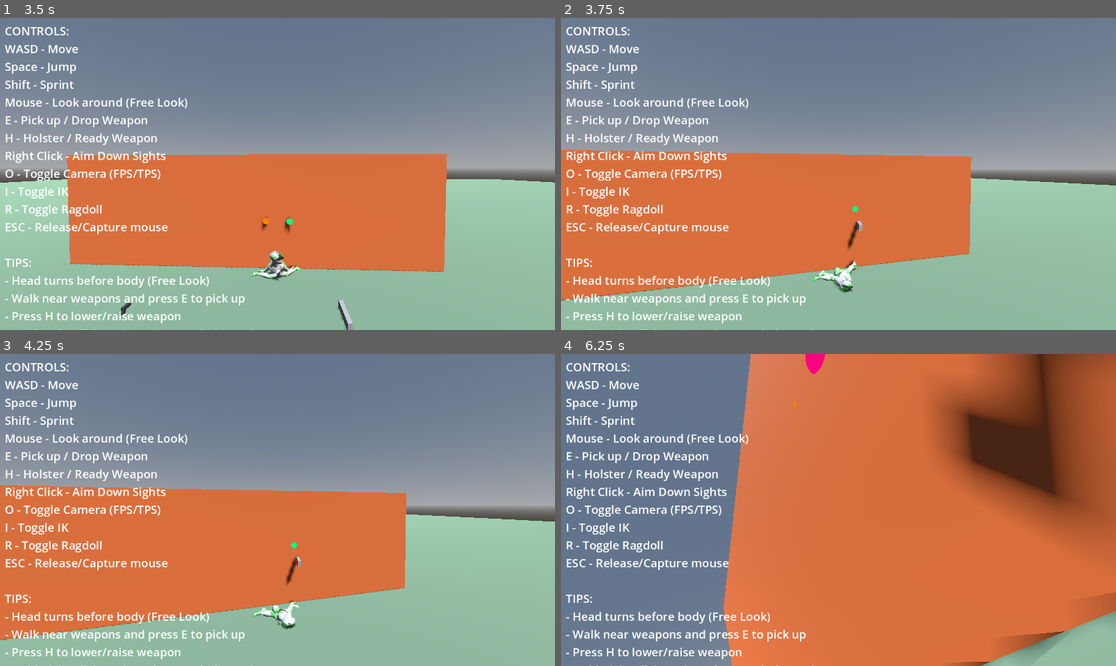
Above: before the commit, frames 1-4 (two rows, left to right).
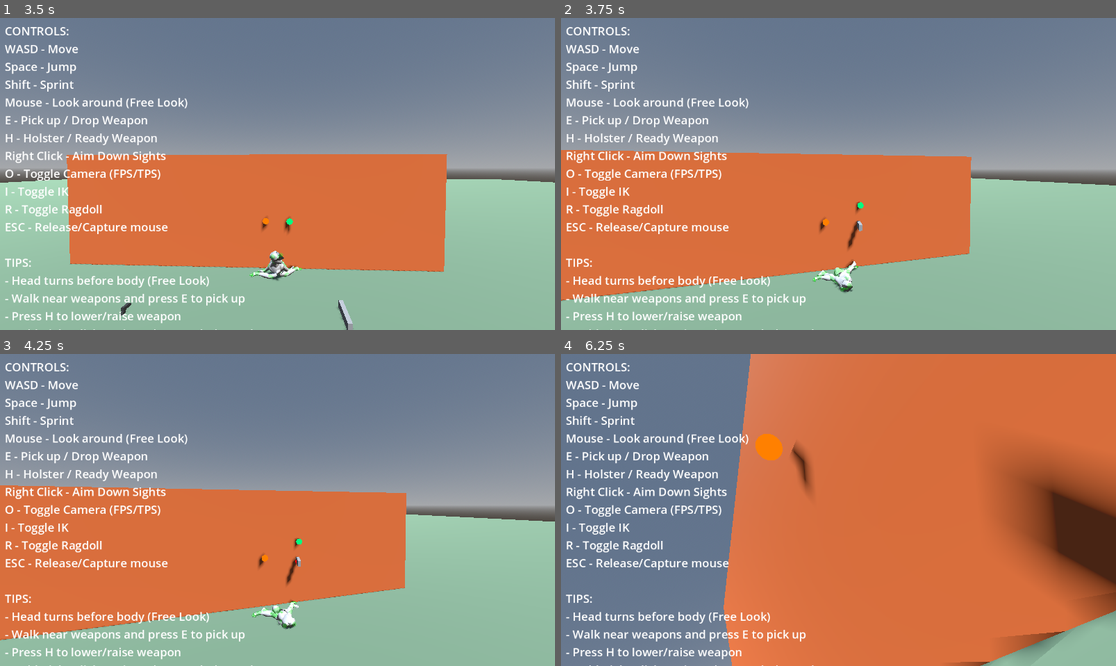
Above: after the commit, the same moments.

Repository: lmf-git/fpsikanimragdoll
Game: Godot game, scene res://world.tscn
Two runs of this game, one before a commit and one after it. Both use one fixed random seed, a clock stepped at 60 frames per second and the inputs below.
Inputs (mouse positions are in pixels of both pictures, inside the frame that each line leads up to):
- Up to frame 1 (3.5 s): tap Enter at 0.5 s; move the mouse to (305, 174) at 0.52 s; hold Shift (sprint) 0.53-1.28 s; hold W (move_forward) from 0.53 s (still down); click (305, 174) at 0.67 s; tap Space (jump) at 0.77, 1.52, 3.02 s; move the mouse to (249, 174) at 1.27 s; tap O (toggle_camera) at 1.35 s; move the mouse to (288, 167) at 2.02 s; hold I (toggle_ik) 2.03-2.78 s; move the mouse to (271, 180) at 2.77 s; tap R (toggle_ragdoll) at 2.85 s; click (271, 180) at 2.92 s
- Up to frame 2 (3.75 s): keep holding W (move_forward); move the mouse to (877, 177) at 3.52 s; tap E at 3.6 s
- Up to frame 3 (4.25 s): keep holding W (move_forward); tap Space (jump) at 3.77 s
- Up to frame 4 (6.25 s): move the mouse to (794, 506) at 4.27 s; tap H at 4.35 s; tap Space (jump) at 4.52, 6.02 s; move the mouse to (844, 510) at 5.02 s; hold Shift (sprint) 5.03-5.78 s; click (844, 510) at 5.17 s; move the mouse to (816, 503) at 5.77 s; release W (move_forward) at 5.78 s; hold D (move_right) from 5.78 s (still down); tap O (toggle_camera) at 5.85 s

Frame 1 is identical in both runs. In frame 2, 0.1% of the frame differs, in the area x 46-55%, y 58-69%; in frame 3, 0.1%; in frame 4, 18%, in the area x 35-100%, y 0-84%.
Error after the commit: Invalid assignment of property or key 'magnet_position' with value of type 'Vector3' on a base object of type 'SkeletonIK3D'. (res://character_controller.gd:19…

Commit message:
Adjust weapon position and fix hand inward rotation
Weapon Position Changes:
- Increased aim_weapon_offset Y from 0.25 to 0.4 (higher)
- Increased aim_weapon_offset Z from -1.5 to -1.7 (further forward)
- Increased ready_weapon_offset Y from 0.0 to 0.2 (higher)
- Increased ready_weapon_offset Z from -1.4 to -1.6 (further forward)
Result: Weapon now positioned higher and further forward with the hand

IK Target Fixes to Prevent Hand Inward Rotation:
1. Aggressive elbow positioning:
   - Moved elbows much further outward: 0.5m (was 0.35m)
   - Moved elbows further down: 0.25m (was 0.2m)
   - Positioned closer to shoulder: 30% of distance (was 35%)

2. Added magnet positions for wrist IK:
   - Right hand magnet: 0.3m to the right of hand target
   - Left hand magnet: 0.3m to the left of hand target
   - Magnets act as "pole targets" to control IK bend direction
   - This forces hands to rotate outward instead of inward

Result: Hands now rotate properly around weapon grip instead of facing inward toward body

Diff:
--- a/character_controller.gd
+++ b/character_controller.gd
@@ -86,8 +86,8 @@
 var is_weapon_sheathed: bool = false  # Toggle for sheathed state
 
 # Weapon positioning - skeleton-relative offsets
-@export var aim_weapon_offset: Vector3 = Vector3(0.15, 0.25, -1.5)  # Offset when aiming down sights (lowered for better hand position)
-@export var ready_weapon_offset: Vector3 = Vector3(0.25, 0.0, -1.4)  # Offset when ready/moving (lowered to chest level)
+@export var aim_weapon_offset: Vector3 = Vector3(0.15, 0.4, -1.7)  # Offset when aiming down sights (higher and further forward)
+@export var ready_weapon_offset: Vector3 = Vector3(0.25, 0.2, -1.6)  # Offset when ready/moving (higher and further forward)
 @export var sheathed_weapon_offset: Vector3 = Vector3(0.5, -0.6, 0.2)  # Offset when sheathed at side
 @export var weapon_transition_speed: float = 8.0  # Speed of state transitions
 
@@ -1977,15 +1977,21 @@
 		var aim_right = aim_direction.cross(up_ref).normalized()
 		var aim_down = aim_right.cross(aim_direction).normalized()
 
-		# Position elbow OUT TO THE SIDE and DOWN to prevent inward rotation
-		# Start closer to chest (35% to hand instead of 45%)
-		var elbow_pos = anchor_transform.origin + chest_to_hand * 0.35
-
-		# Much larger offset to the right to keep elbow away from body
-		elbow_pos += aim_right * 0.35  # Further right (was 0.25)
-		elbow_pos += aim_down * 0.2   # Further down (was 0.15)
+		# Position elbow FAR OUT TO THE SIDE and DOWN to prevent inward hand rotation
+		# Keep elbow closer to shoulder (30% to hand)
+		var elbow_pos = anchor_transform.origin + chest_to_hand * 0.3
+
+		# VERY LARGE offset to the right to force elbow outward
+		elbow_pos += aim_right * 0.5   # Much further right (was 0.35)
+		elbow_pos += aim_down * 0.25   # Further down (was 0.2)
 
 		right_elbow_target.global_position = elbow_pos
+
+		# Set magnet position for wrist IK to pull hand outward (prevents inward rotation)
+		if right_wrist_ik:
+			# Magnet pulls the wrist bend to the right
+			var magnet_pos = right_hand_target.global_position + aim_right * 0.3
+			right_wrist_ik.magnet_position = magnet_pos
 
 		# Wrist target is just for visualization now (wrist IK uses hand_target)
 		# Position it between elbow and hand for visual reference
@@ -2006,14 +2012,20 @@
 			var aim_right = aim_direction.cross(up_ref).normalized()
 			var aim_down = aim_right.cross(aim_direction).normalized()
 
-			# Position elbow OUT TO THE LEFT SIDE and DOWN to prevent inward rotation
-			var elbow_pos = anchor_transform.origin + chest_to_hand * 0.35
-
-			# Much larger offset to the left to keep elbow away from body
-			elbow_pos += aim_right * -0.35  # Further left (was -0.25)
-			elbow_pos += aim_down * 0.2    # Further down (was 0.15)
+			# Position elbow FAR OUT TO THE LEFT SIDE and DOWN to prevent inward hand rotation
+			var elbow_pos = anchor_transform.origin + chest_to_hand * 0.3
+
+			# VERY LARGE offset to the left to force elbow outward
+			elbow_pos += aim_right * -0.5   # Much further left (was -0.35)
+			elbow_pos += aim_down * 0.25    # Further down (was 0.2)
 
 			left_elbow_target.global_position = elbow_pos
+
+			# Set magnet position for wrist IK to pull hand outward (prevents inward rotation)
+			if left_wrist_ik:
+				# Magnet pulls the wrist bend to the left
+				var magnet_pos = left_hand_target.global_position + aim_right * -0.3
+				left_wrist_ik.magnet_position = magnet_pos
 
 			# Wrist target is just for visualization now (wrist IK uses hand_target)
 			var wrist_pos = left_elbow_target.global_position.lerp(left_hand_target.global_position, 0.6)
